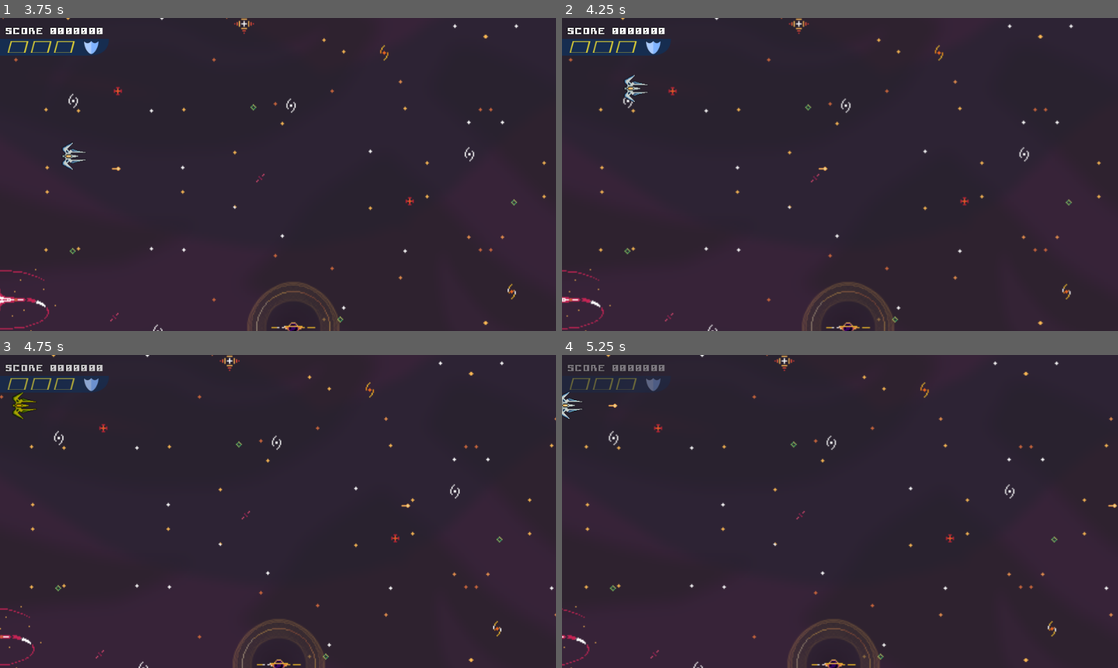
Above: before the commit, frames 1-4 (two rows, left to right).
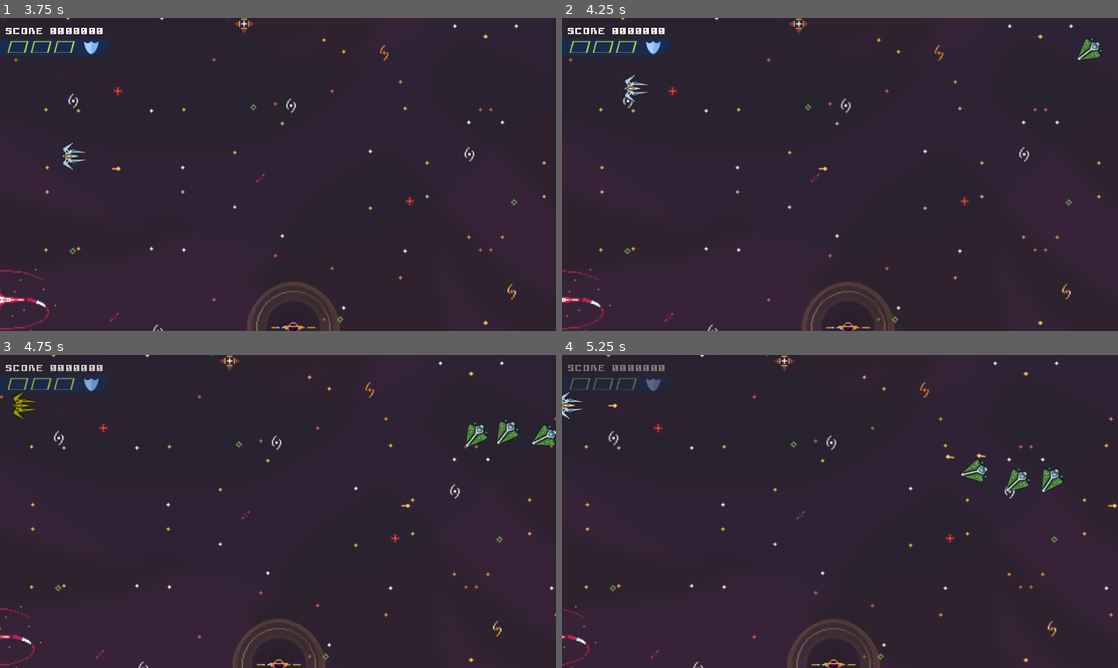
Above: after the commit, the same moments.

Repository: DfindWox/TGD---J2302
Game: Godot game, scene res://UI/splash.tscn
Same seed, same stepped clock (60 frames per second), same inputs: the game is played once before the commit and once after it.
Inputs:
- Up to frame 1 (3.75 s): tap Enter at 0.5 s; hold Right (ui_right) 0.53-1.28 s; tap E (Parry) at 0.6, 2.1 s; tap R (reset) at 1.25, 2 s; hold Down (ui_down) 1.28-2.03 s; tap Space (shoot) at 1.35, 3.6 s; hold Right (ui_right) 2.03-2.75 s; click "Start" at 2.75 s; hold Up (ui_up) from 3.53 s (still down)
- Up to frame 2 (4.25 s): keep holding Up (ui_up)
- Up to frame 3 (4.75 s): release Up (ui_up) at 4.28 s; hold Left (ui_left) from 4.28 s (still down); tap E (Parry) at 4.35 s
- Up to frame 4 (5.25 s): keep holding Left (ui_left); tap Space (shoot) at 5.1 s

Frame 1 is identical in both runs. In frame 2, 0.2% of the frame differs, in the area x 92-98%, y 6-14%; in frame 3, 0.5%; in frame 4, 0.6%, in the area x 69-91%, y 31-44%.

Commit message:
Modificações para testar variação na escala dos paths

Diff:
--- a/Scripts/Classes/base_enemy.gd
+++ b/Scripts/Classes/base_enemy.gd
@@ -17,6 +17,7 @@
 @export var speed: float = 210.0 ## Velocidade em pixels.
 @export var follow_camera := false
 @export var path_list: Array[PackedScene]
+@export var path_size_variation := Vector2(1.0, 1.0)
 @export var loop_paths := false
 @export var rotate_with_path := false
 
@@ -80,12 +81,11 @@
 	if path_list.size() > 0:
 		path = path_list[path_count].instantiate() as Path2D
 		get_parent().add_child(path)
+		path.scale = path_size_variation
 		path.global_position = global_position
 		path_follow = path.get_node("PathFollow2D")
 		path_follow.rotates = rotate_with_path
 		path_count = posmod(path_count + 1, path_list.size())
-		if path_count == 0 and not loop_paths:
-			_remove()
 	else:
 		_remove()
 
@@ -98,7 +98,8 @@
 	if rotate_with_path:
 		rotation = path_follow.rotation
 	if path_follow.progress_ratio == 1:
-		print(name, "'s path has ended")
+		if path_count == 0 and not loop_paths:
+			_remove()
 
 
 func _remove(destroyed := false) -> void:
